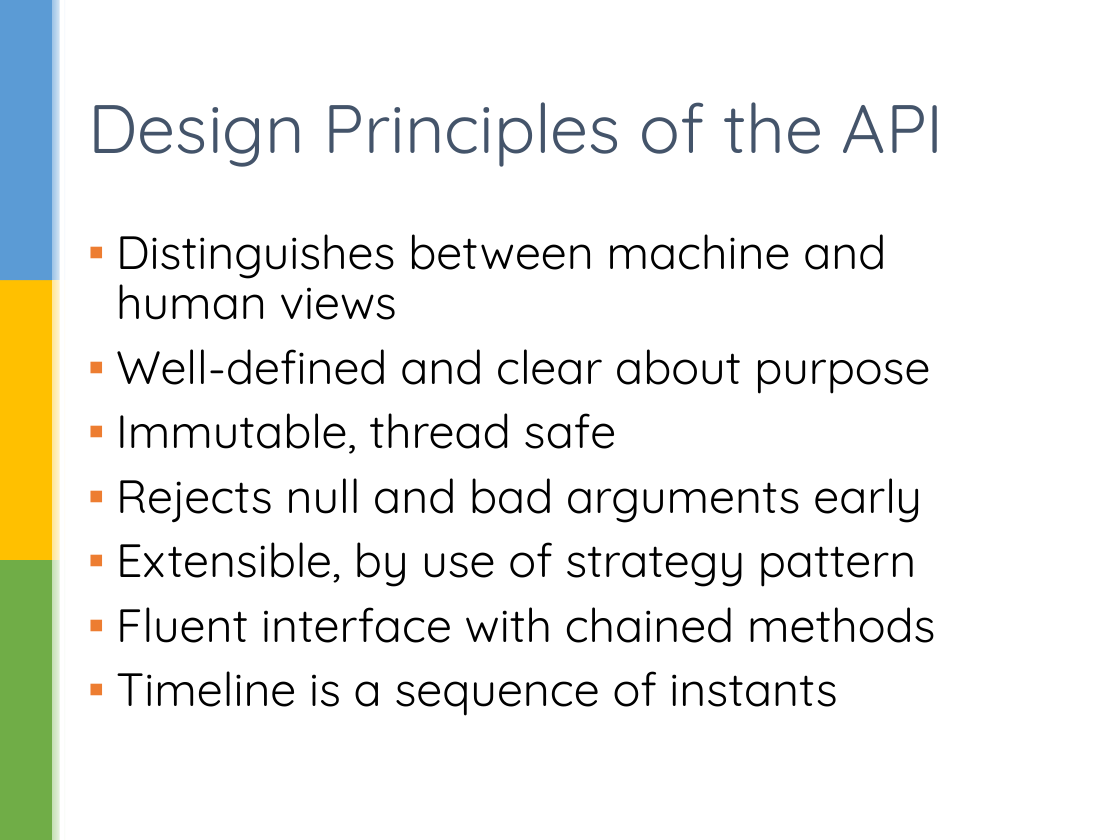
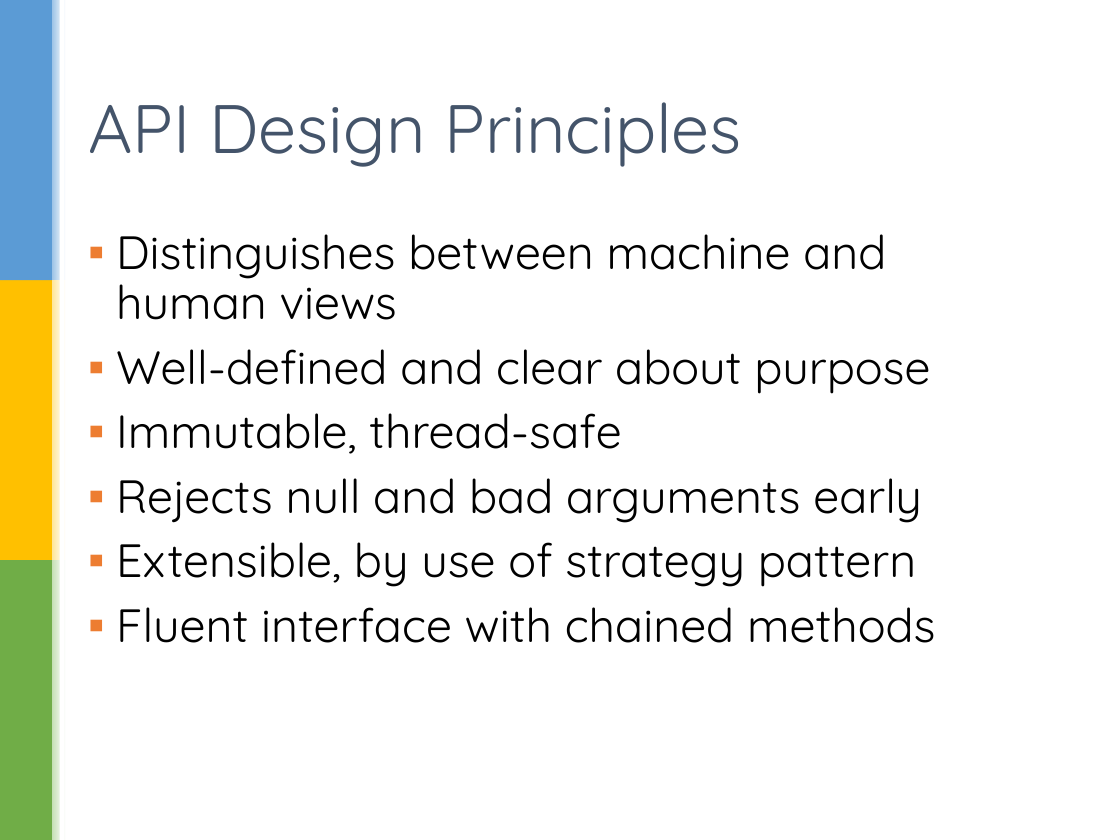
Before and after one commit to sualeh/make-a-date, a slide deck: slide 21 of Java 8 Date and Time API.pptx. Drawn at 1120x840 pixels with LibreOffice and Linux fonts; fonts in the diff are those of the drawing; background and template pictures are left out. Boxes give left, top, right and bottom in pixels: in the first picture for what was removed or moved away, otherwise in the second. Text is boxed around its words. In the diff, an @@ line names an element or a change of style, - is before the commit and + after.

```diff
--- a/Java 8 Date and Time API.pptx
+++ b/Java 8 Date and Time API.pptx
@@ title at bbox=[88, 102, 742, 167]: text changed @@
-Design Principles of the API
+API Design Principles
@@ text at bbox=[116, 413, 621, 454]: text changed @@
-▪ Immutable, thread safe
+▪ Immutable, thread-safe
@@ text at bbox=[116, 671, 837, 716]: paragraph removed @@
-▪ Timeline is a sequence of instants
```
Also in this commit, not shown: 23 other slides changed.
